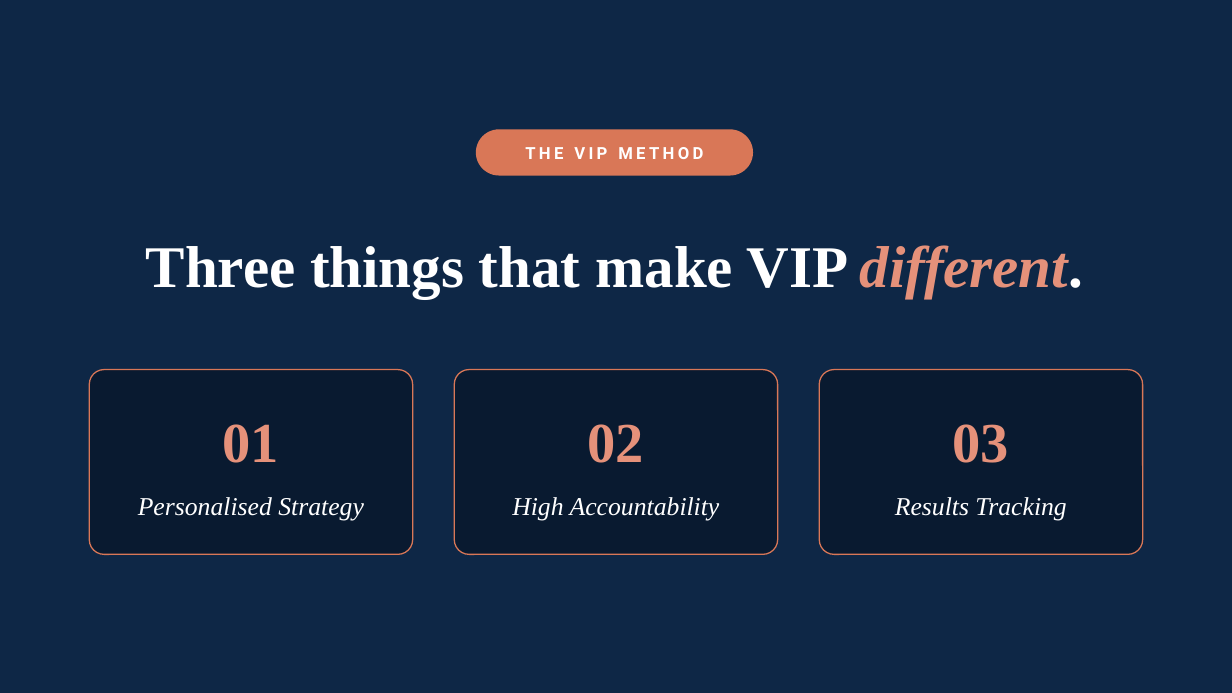
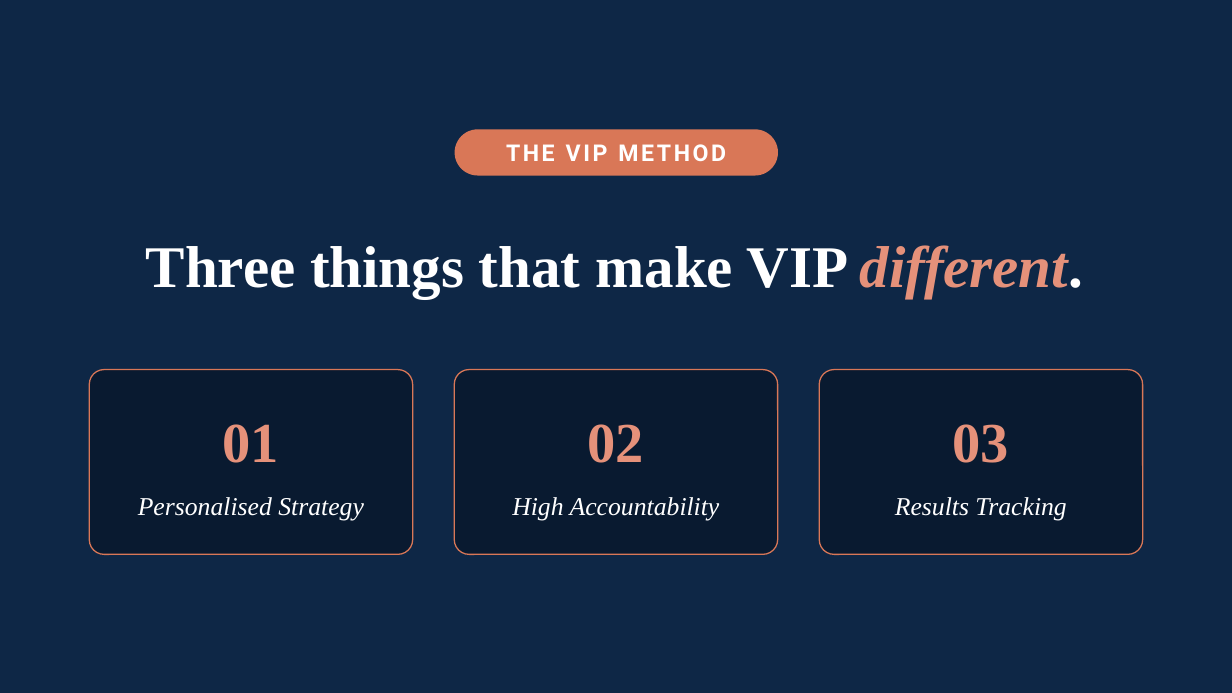
Before and after one commit to WeAreWLA/21-day-reset, a slide deck: slide 6 of wla-vip-121-deck.pptx. Drawn at 1232x693 pixels with LibreOffice and Linux fonts; fonts in the diff are those of the drawing. Boxes give left, top, right and bottom in pixels: in the first picture for what was removed or moved away, otherwise in the second. Text is boxed around its words. In the diff, an @@ line names an element or a change of style, - is before the commit and + after.

```diff
--- a/wla-vip-121-deck.pptx
+++ b/wla-vip-121-deck.pptx
@@ rounded rectangle "THE VIP METHOD": place and size @@
-rounded rectangle "THE VIP METHOD" at (476, 129, 753, 176)
+rounded rectangle "THE VIP METHOD" at (455, 129, 778, 176)
@@ rounded rectangle "THE VIP METHOD" at (455, 129, 778, 176): size 13 to 18 pt, letter spacing 2.6 to 2 pt @@
```
Also in this commit, not shown: 17 other slides changed, 2 slides added, 2 slides removed, 1 other file.
